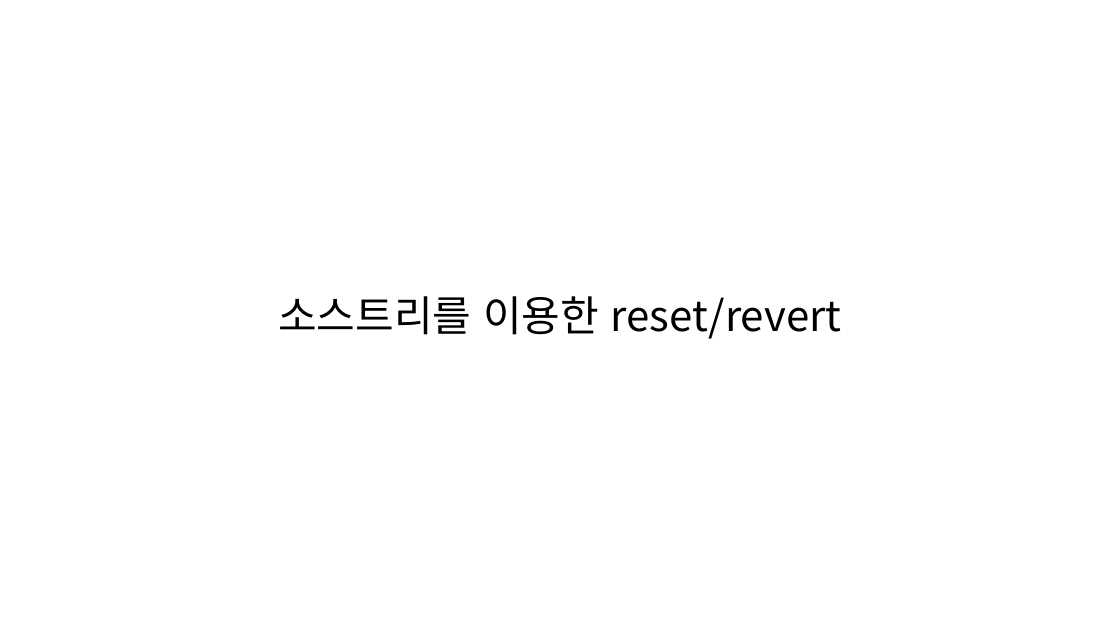
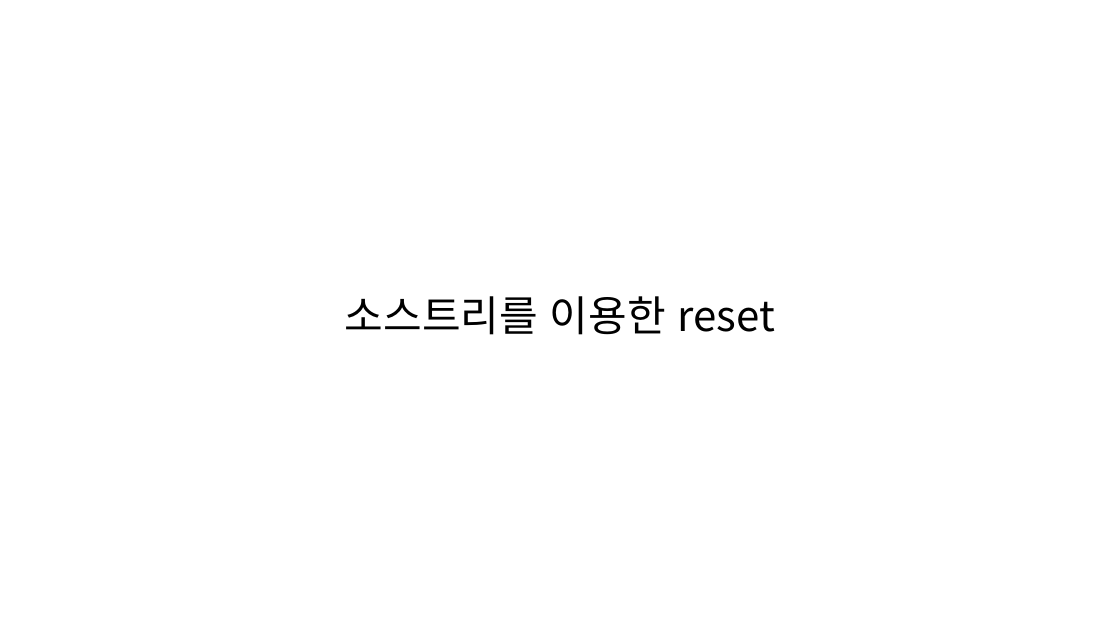
Before and after one commit to SeungHeeNoh/study_well, a slide deck: slide 21 of docs/8. git reset과 revert.pptx (slide 16 before the commit). Drawn at 1120x630 pixels with LibreOffice and Linux fonts; fonts in the diff are those of the drawing. Boxes give left, top, right and bottom in pixels: in the first picture for what was removed or moved away, otherwise in the second. Text is boxed around its words. In the diff, an @@ line names an element or a change of style, - is before the commit and + after.

Commit message:
docs :git reset revert 문서 내용 보강
- git reset revert 문서 내용 보강

```diff
--- a/docs/8. git reset과 revert.pptx
+++ b/docs/8. git reset과 revert.pptx
@@ text at [345,296,775,335]: text changed @@
-소스트리를 이용한 reset/revert
+소스트리를 이용한 reset
```
Also in this commit, not shown: 13 other slides changed, 16 slides added, 1 slide removed.
